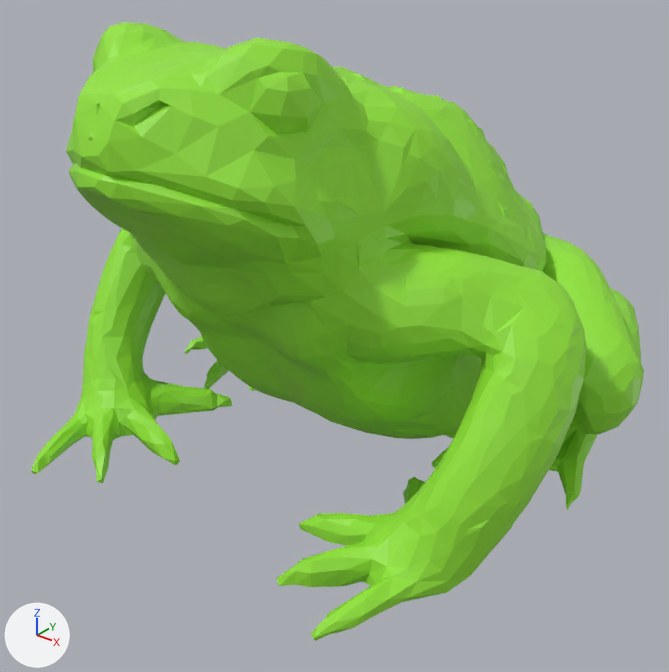
Two versions of the OBJ model src/main/resources/assets/graphics/monsters/toad.obj, one commit apart.
The view is the same before and after, from a 50 mm camera at (3.95, -5.28, 3.91) aimed at (0.04, -0.39, 0.87). The axes (+X, +Y, +Z) are drawn at lower left. The lights are the same throughout. The picture after the commit comes second. Where no turn or scale is listed for an object, it has been applied to the vertices.

The first picture shows 'toad'.
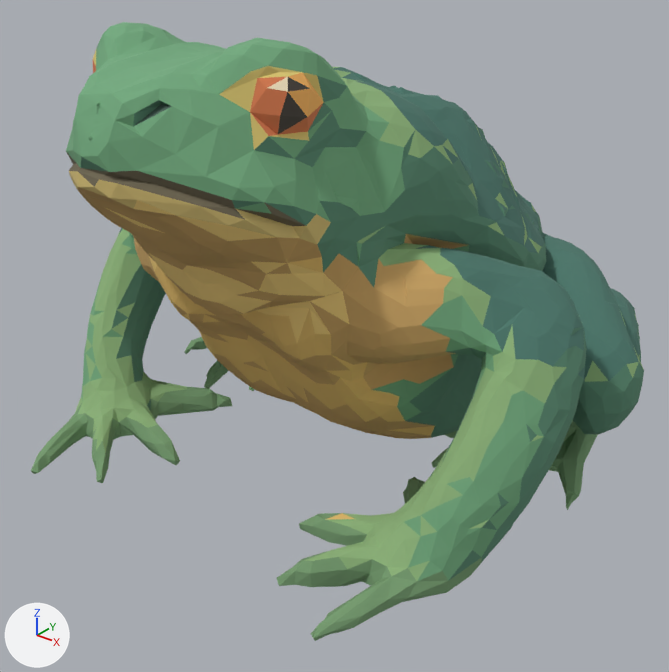
What differs and where, as boxes (x1, y1, x2, y2) in the pictures (669 x 672 px):
part 1 of me_toad, recoloured
    both: (81, 76, 644, 580)
part 2 of me_toad, recoloured (green to orange)
    both: (76, 187, 467, 439)
part 3 of me_toad, recoloured
    both: (155, 265, 435, 520)
part 4 of me_toad, recoloured (green to orange)
    both: (289, 257, 323, 273)
part 5 of me_toad, recoloured
    both: (31, 337, 255, 483)
part 6 of me_toad, recoloured
    both: (277, 420, 598, 641)
part 7 of me_toad, recoloured (green to dark grey)
    both: (278, 77, 310, 134)
part 8 of me_toad, recoloured
    both: (118, 67, 641, 381)
part 9 of me_toad, recoloured
    both: (66, 22, 545, 581)
part 10 of me_toad, recoloured (green to orange)
    both: (288, 72, 323, 117)
part 11 of me_toad, recoloured
    both: (75, 67, 643, 581)
part 12 of me_toad, recoloured (green to orange)
    both: (250, 77, 324, 136)
part 13 of me_toad, recoloured (green to dark green)
    both: (133, 104, 172, 127)
part 14 of me_toad, recoloured (green to yellow)
    both: (219, 66, 324, 150)
part 15 of me_toad, recoloured (green to beige)
    both: (268, 77, 288, 92)
part 16 of me_toad, recoloured (green to brown)
    both: (67, 153, 306, 226)
part 17 of me_toad, recoloured (green to yellow)
    both: (69, 171, 331, 244)
part 18 of me_toad, recoloured (green to yellow)
    both: (104, 200, 349, 343)

The change, as a diff of the scene's bpy script:
```diff
--- a/src/main/resources/assets/graphics/monsters/toad.obj.py
+++ b/src/main/resources/assets/graphics/monsters/toad.obj.py
@@ mat_forest @@
+mat_forest = principled_material('forest')
+mat_forest.base_color = (0.106, 0.259, 0.169)  # green #5c8b72
+mat_forest.roughness = 1.0
@@ mat_mouth_dark @@
+mat_mouth_dark = principled_material('mouth_dark')
+mat_mouth_dark.base_color = (0.169, 0.145, 0.0902)  # brown #726a55
+mat_mouth_dark.roughness = 1.0
@@ mat_belly_shadow @@
+mat_belly_shadow = principled_material('belly_shadow')
+mat_belly_shadow.base_color = (0.62, 0.388, 0.133)  # orange #cea766
+mat_belly_shadow.roughness = 1.0
@@ mat_eye_ring @@
+mat_eye_ring = principled_material('eye_ring')
+mat_eye_ring.base_color = (0.733, 0.588, 0.176)  # yellow #deca74
+mat_eye_ring.roughness = 1.0
@@ mat_lip_gold @@
+mat_lip_gold = principled_material('lip_gold')
+mat_lip_gold.base_color = (0.659, 0.51, 0.18)  # yellow #d4bd76
+mat_lip_gold.roughness = 1.0
@@ mat_nostril @@
+mat_nostril = principled_material('nostril')
+mat_nostril.base_color = (0.0667, 0.129, 0.102)  # dark green #49655a
+mat_nostril.roughness = 1.0
@@ mat_belly_gold @@
+mat_belly_gold = principled_material('belly_gold')
+mat_belly_gold.base_color = (0.784, 0.518, 0.153)  # orange #e5bf6d
+mat_belly_gold.roughness = 1.0
@@ mat_toe_green @@
+mat_toe_green = principled_material('toe_green')
+mat_toe_green.base_color = (0.188, 0.345, 0.169)  # green #789f72
+mat_toe_green.roughness = 1.0
@@ mat_iris_amber @@
+mat_iris_amber = principled_material('iris_amber')
+mat_iris_amber.base_color = (0.965, 0.486, 0.129)  # orange #fbb965
+mat_iris_amber.roughness = 1.0
@@ mat_eye_glint @@
+mat_eye_glint = principled_material('eye_glint')
+mat_eye_glint.base_color = (0.961, 0.824, 0.565)  # beige #fbeac6
+mat_eye_glint.roughness = 1.0
@@ mat_jade @@
+mat_jade = principled_material('jade')
+mat_jade.base_color = (0.172, 0.404, 0.212)  # green #73aa7f
+mat_jade.roughness = 1.0
@@ mat_back_dark @@
+mat_back_dark = principled_material('back_dark')
+mat_back_dark.base_color = (0.0745, 0.192, 0.153)  # dark green #4d796d
+mat_back_dark.roughness = 1.0
@@ mat_moss @@
+mat_moss = principled_material('moss')
+mat_moss.base_color = (0.267, 0.451, 0.196)  # green #8db37a
+mat_moss.roughness = 1.0
@@ mat_throat_light @@
+mat_throat_light = principled_material('throat_light')
+mat_throat_light.base_color = (0.902, 0.643, 0.212)  # yellow #f4d27f
+mat_throat_light.roughness = 1.0
@@ mat_pupil @@
+mat_pupil = principled_material('pupil')
+mat_pupil.base_color = (0.0784, 0.0667, 0.0549)  # dark grey #4f4942
+mat_pupil.roughness = 1.0
@@ mat_iris_red @@
+mat_iris_red = principled_material('iris_red')
+mat_iris_red.base_color = (0.737, 0.216, 0.0863)  # orange #df8053
+mat_iris_red.roughness = 1.0
@@ me_toad @@
 me_toad.from_pydata(...)  # 3654 vertices, 7315 faces; spans x -2.14..2.11, y -2.37..2.36, z -0.05..3.19
+# me_toad part 1: 2099 of the faces centred in x -2.14..2.11, y -2.35..2.35, z 0.19..2.93 switch from mat_material_018 (green #95e738) to mat_forest (green #5c8b72)
+# me_toad part 2: 745 of the faces centred in x -1.33..1.33, y -2.33..1.91, z -0.03..2.42 switch from mat_material_018 (green #95e738) to mat_belly_shadow (orange #cea766)
+# me_toad part 3: 101 of the faces centred in x -0.89..0.91, y -1.45..-0.52, z 0.02..1.49 switch from mat_material_018 (green #95e738) to mat_belly_gold (orange #e5bf6d)
+# me_toad part 4: 1 of the faces centred in x 0.78, y -1.53, z 1.98 switch from mat_material_018 (green #95e738) to mat_belly_gold (orange #e5bf6d)
+# me_toad part 5: 539 of the faces centred in x -1.95..-0.62, y -2.19..2.29, z -0.04..0.19 switch from mat_material_018 (green #95e738) to mat_toe_green (green #789f72)
+# me_toad part 6: 527 of the faces centred in x 0.63..1.92, y -2.19..2.29, z -0.04..0.19 switch from mat_material_018 (green #95e738) to mat_toe_green (green #789f72)
+# me_toad part 7: all 6 faces centred in x -0.8..0.77, y -1.68..-1.62, z 2.8..2.98 switch from mat_material_018 (green #95e738) to mat_pupil (dark grey #4f4942)
+# me_toad part 8: 1970 of the faces centred in x -2.07..2.03, y -0.8..2.3, z 0.19..2.93 switch from mat_material_018 (green #95e738) to mat_back_dark (dark green #4d796d)
+# me_toad part 9: 668 of the faces centred in x -2.0..1.98, y -2.36..-0.41, z 0.2..3.19 switch from mat_material_018 (green #95e738) to mat_jade (green #73aa7f)
+# me_toad part 10: all 9 faces centred in x -0.81..0.79, y -1.59..-1.46, z 2.88..3.03 switch from mat_material_018 (green #95e738) to mat_iris_amber (orange #fbb965)
+# me_toad part 11: 465 of the faces centred in x -2.1..2.06, y -1.81..2.28, z 0.19..2.96 switch from mat_material_018 (green #95e738) to mat_moss (green #8db37a)
+# me_toad part 12: 8 of the faces centred in x 0.64..0.77, y -1.77..-1.48, z 2.76..3.01 switch from mat_material_018 (green #95e738) to mat_iris_red (orange #df8053)
+# me_toad part 13: all 2 faces centred in x -0.29..0.26, y -2.13, z 2.87 switch from mat_material_018 (green #95e738) to mat_nostril (dark green #49655a)
+# me_toad part 14: 11 of the faces centred in x 0.57..0.75, y -1.81..-1.45, z 2.71..3.06 switch from mat_material_018 (green #95e738) to mat_eye_ring (yellow #deca74)
+# me_toad part 15: all 2 faces centred in x -0.76..0.73, y -1.69, z 2.99 switch from mat_material_018 (green #95e738) to mat_eye_glint (beige #fbeac6)
+# me_toad part 16: 25 of the faces centred in x -0.84..0.82, y -2.36..-1.74, z 2.29..2.56 switch from mat_material_018 (green #95e738) to mat_mouth_dark (brown #726a55)
+# me_toad part 17: 26 of the faces centred in x -0.88..0.88, y -2.36..-1.55, z 2.18..2.5 switch from mat_material_018 (green #95e738) to mat_lip_gold (yellow #d4bd76)
+# me_toad part 18: 59 of the faces centred in x -0.79..0.82, y -2.25..-1.38, z 1.51..2.39 switch from mat_material_018 (green #95e738) to mat_throat_light (yellow #f4d27f)
```
